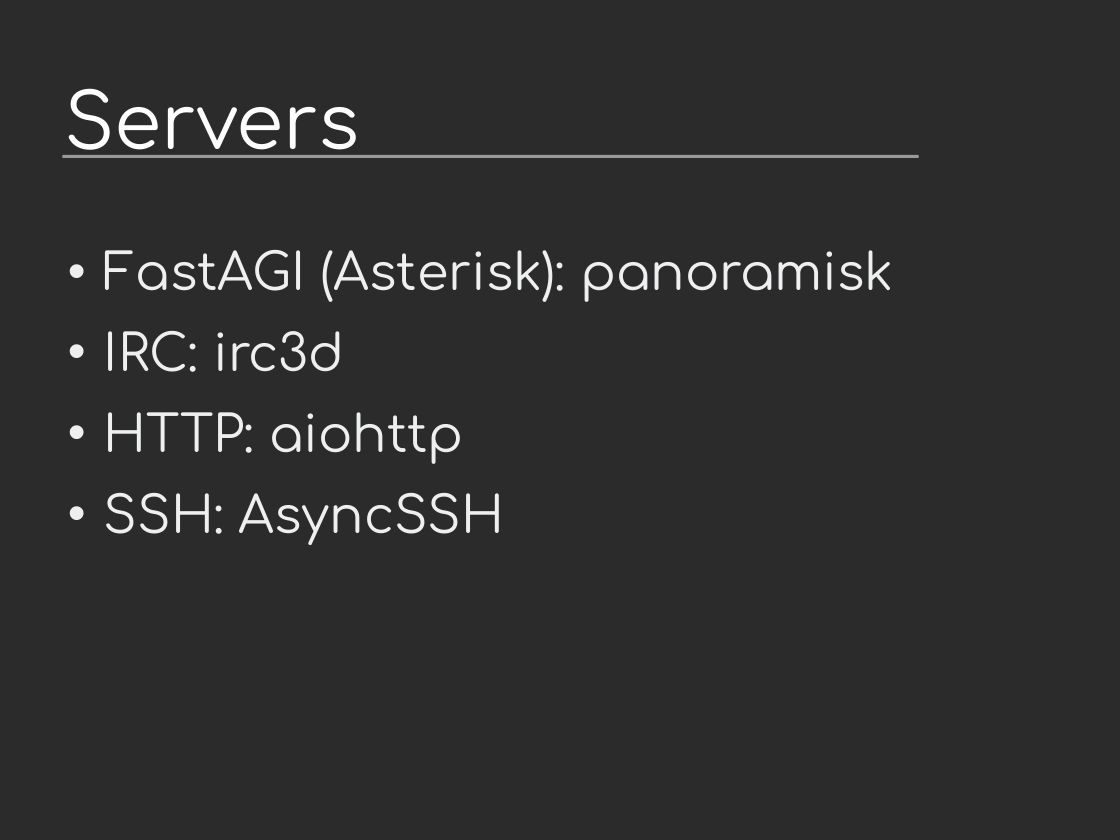
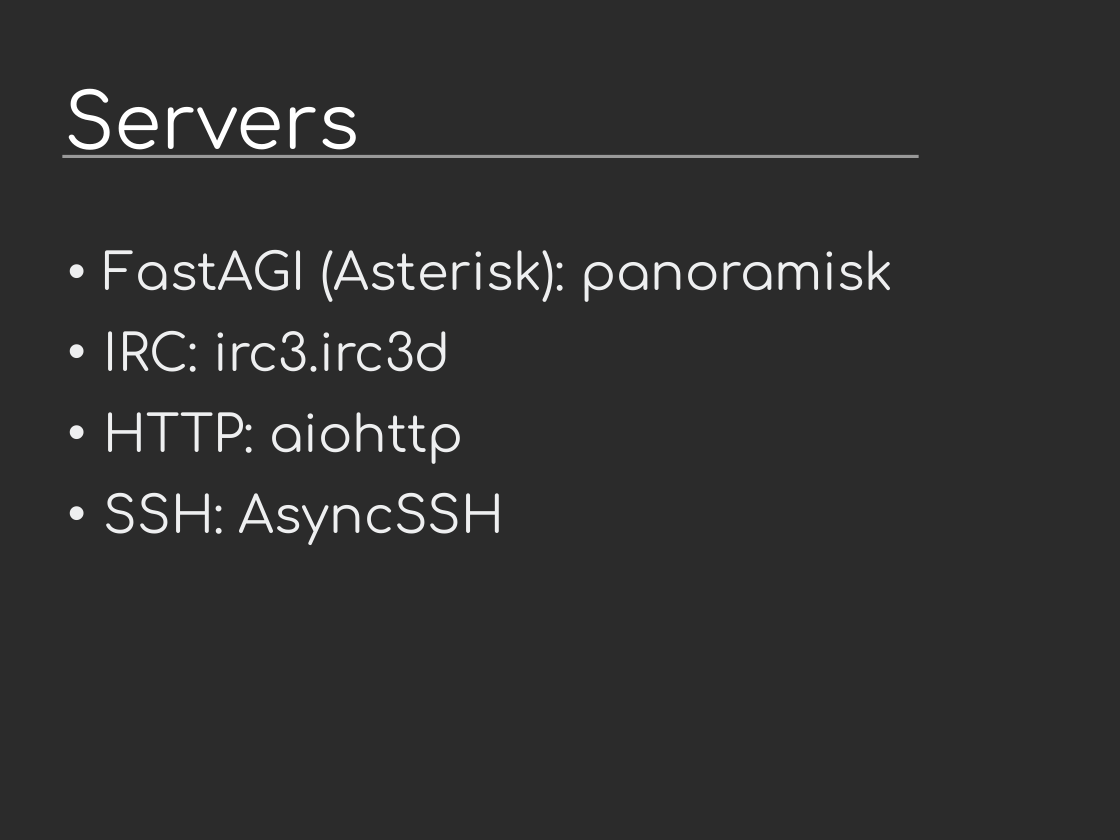
Before and after one commit to vstinner/talks, a slide deck: slide 18 of 2015-EuroPython-Bilbao/asyncio-community.odp (slide 19 before the commit). Drawn at 1120x840 pixels with LibreOffice and Linux fonts; fonts in the diff are those of the drawing; background and template pictures are left out; a plain dark background stands for a picture behind light text. Boxes give left, top, right and bottom in pixels: in the first picture for what was removed or moved away, otherwise in the second. Text is boxed around its words. In the diff, an @@ line names an element or a change of style, - is before the commit and + after.

```diff
--- a/2015-EuroPython-Bilbao/asyncio-community.odp
+++ b/2015-EuroPython-Bilbao/asyncio-community.odp
@@ text at <box>104,331,450,372</box>: text changed @@
-• IRC: irc3d
+• IRC: irc3.irc3d
```
Also in this commit, not shown: 3 other slides changed, 1 slide removed, 1 other file.
